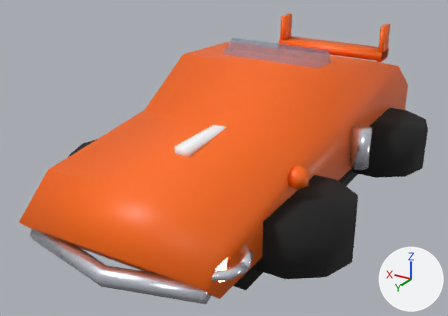
The Blender file assets-src/friccion/friccion.blend, before and after one commit.
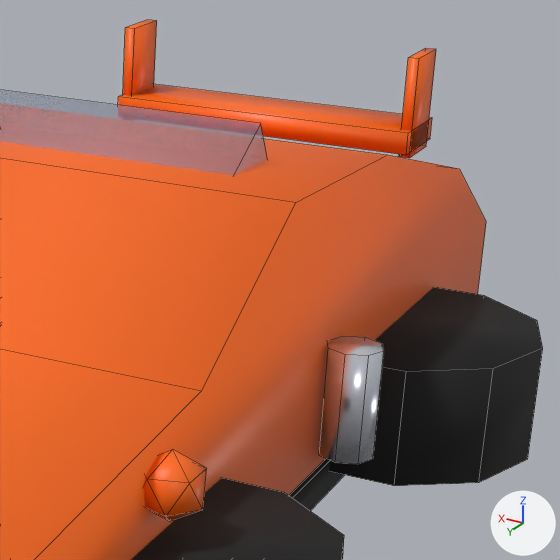
Old and new are each drawn whole from a 50 mm lens placed at (-1.48, 4.11, 1.54), pointed at (0.11, 1.45, 0.21) and again close up on the part from 53% to 97% of the width and 2% to 64% of the height. The lights are fixed; the arrows at lower right show +X, +Y and +Z. The first two pictures are the older version. The close-ups show mesh edges as thin lines.

The first close-up shows 'Friccion'.
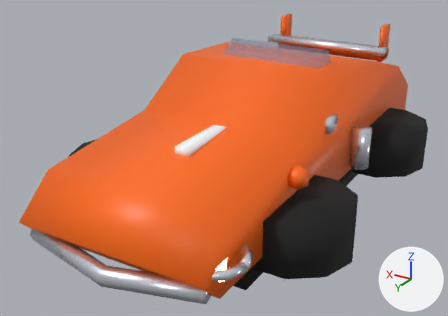
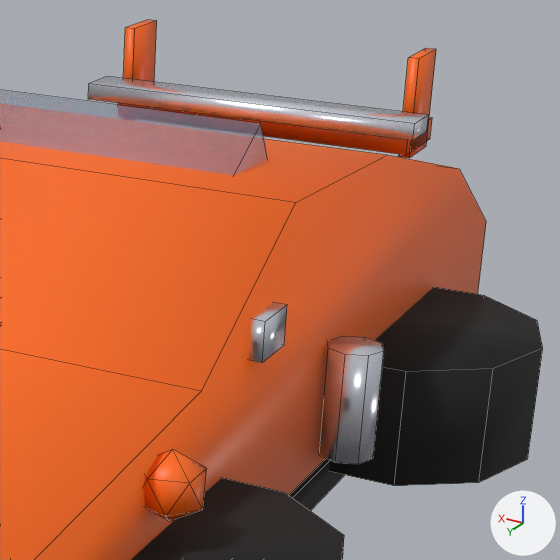
What changed in the scene script:
```text
Change me_friccion:
    used by ob_friccion; location = (0.0, 0.0, 0.0)
    remove me_friccion.from_pydata(...)  # 360 vertices, 323 faces; spans x -0.77..0.77, y 0.0..2.6, z 0.0..0.77
    add me_friccion.from_pydata(...)  # 392 vertices, 347 faces; spans x -0.77..0.77, y 0.0..2.6, z 0.0..0.77
    me_friccion part 1: a new loose piece, a box spanning x -0.39..0.39, y 0.317..0.415, z 0.616..0.653, in mat_metal (white #f0f4ff)
    me_friccion part 2: a new loose piece, a box spanning x -0.488..-0.439, y 1.379..1.476, z 0.476..0.549, in mat_metal (white #f0f4ff)
    other edits to the shape of me_friccion do not show in these pictures
```

Where the change shows, as pixel boxes (x1, y1, x2, y2) in the close-ups (560 x 560 px):
part 1 of me_friccion, added: after (88, 76, 429, 141)
part 2 of me_friccion, added: after (249, 303, 287, 363)
